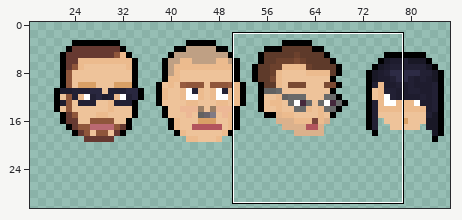
File history of a sprite sheet, assets/sprites/heads/heads7.png. Above, an overview of the earlier version with the close-up marked.
Close-up. The starting point:
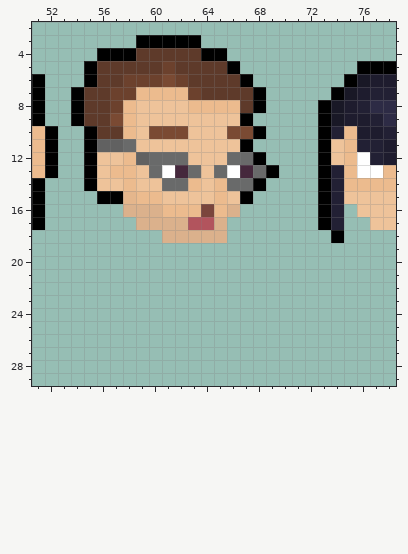
The file is 87x31 pixels. Colours within 5 levels of each other are drawn and written as one. Shown: x 51..78, y 2..29. The wide view leaves out empty margins.
After:
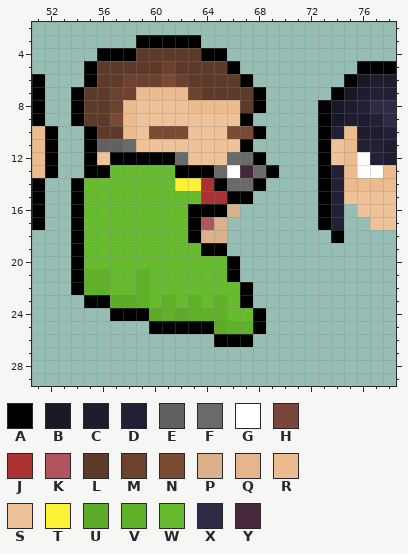
Palette (. is transparent): A #000000  B #191826  C #1e1c2e  D #222034  E #616161  F #696a6a  G #ffffff  H #7a453c  J #ac3232  K #b2545d  L #5e3a2a  M #6c412d  N #7a4a33  P #dbb18c  Q #e5b68c  R #ecbb8e  S #eec39a  T #fbf236  U #5dab28  V #5fb127  W #67bb2e  X #2d2b45  Y #45283c
Changes in this commit:
The author put colour A in rows 14 to 18 at x 54; in row 19 at x 54 and 64 to 65; in rows 20 to 21 at x 54 and 66; in row 22 at x 54 and 67; in row 23 at x 55 to 56 and 67; in row 24 at x 57 to 59 and 68.
The author put colour A in row 25 at x 60 to 64 and 68; in row 26 at x 65 to 67.
Colour E becomes colour A in row 12 at x 59.
Colour F becomes colour A in row 12 at x 60 to 61; in row 13 at x 63.
Colour H becomes colour A in row 16 at x 64.
Colour K becomes colour A in row 17 at x 63.
Colour P becomes colour A in row 18 at x 63.
Colour R becomes colour A in row 12 at x 58; in row 14 at x 65; in row 16 at x 63 and 65.
Colour S becomes colour A in row 12 at x 57; in row 13 at x 56 and 64; in row 15 at x 66.
Colour Y becomes colour A in row 13 at x 62.
Colour R becomes colour J in row 15 at x 65.
Colour S becomes colour J in rows 14 to 15 at x 64.
Colour F becomes colour T in row 14 at x 62.
Colour R becomes colour T in row 14 at x 63.
The author put colour U in row 23 at x 57 to 58; in row 24 at x 60 and 62; in row 25 at x 65.
The author put colour V in rows 21 to 22 at x 55 to 56 and 59; in row 23 at x 59, 61, 63 and 65; in row 24 at x 61 and 63 to 65; in row 25 at x 66 to 67.
The author put colour W in row 15 at x 55; in row 16 at x 55 to 57; in row 17 at x 55 to 58; in row 18 at x 55 to 60; in row 19 at x 55 to 63; in row 20 at x 55 to 65.
The author put colour W in row 21 at x 57 to 58 and 60 to 65; in row 22 at x 57 to 58 and 60 to 66; in row 23 at x 60, 62, 64 and 66; in row 24 at x 66 to 67.
Colour A becomes colour W in row 14 at x 55; in row 15 at x 56 to 57.
Colour F becomes colour W in row 13 at x 60; in row 14 at x 61.
Colour G becomes colour W in row 13 at x 61.
Colour P becomes colour W in row 16 at x 58 to 60; in row 17 at x 59 to 62; in row 18 at x 61 to 62.
Colour Q becomes colour W in row 15 at x 58.
Colour R becomes colour W in row 13 at x 57 to 58; in row 14 at x 58; in row 15 at x 59 to 60; in row 16 at x 61 to 62.
Colour S becomes colour W in row 13 at x 59; in row 14 at x 56 to 57 and 59 to 60; in row 15 at x 61 to 63.
